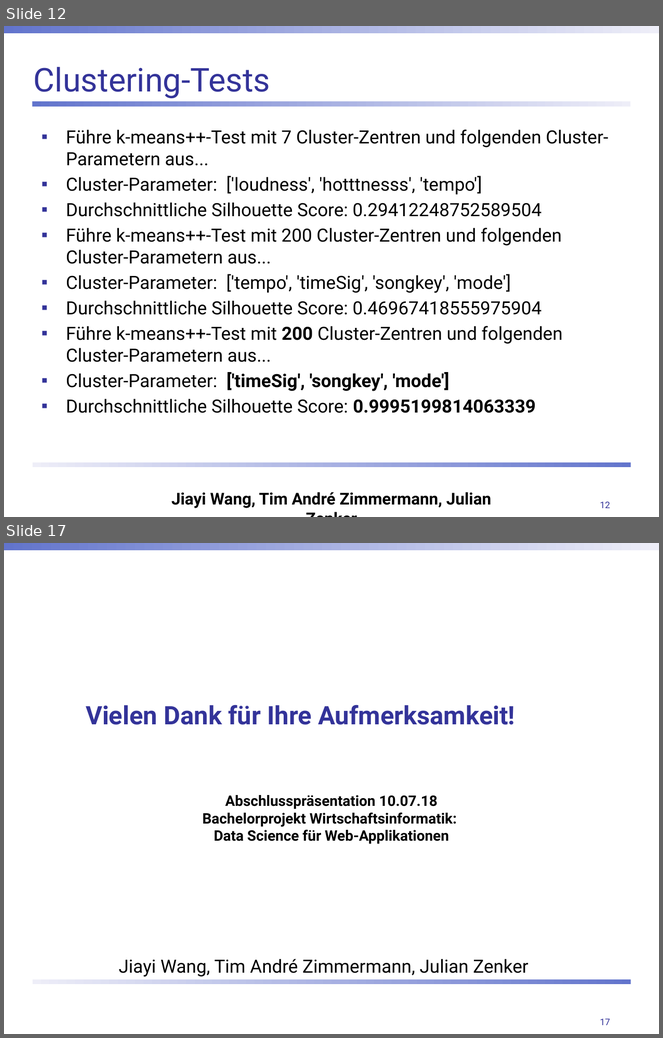
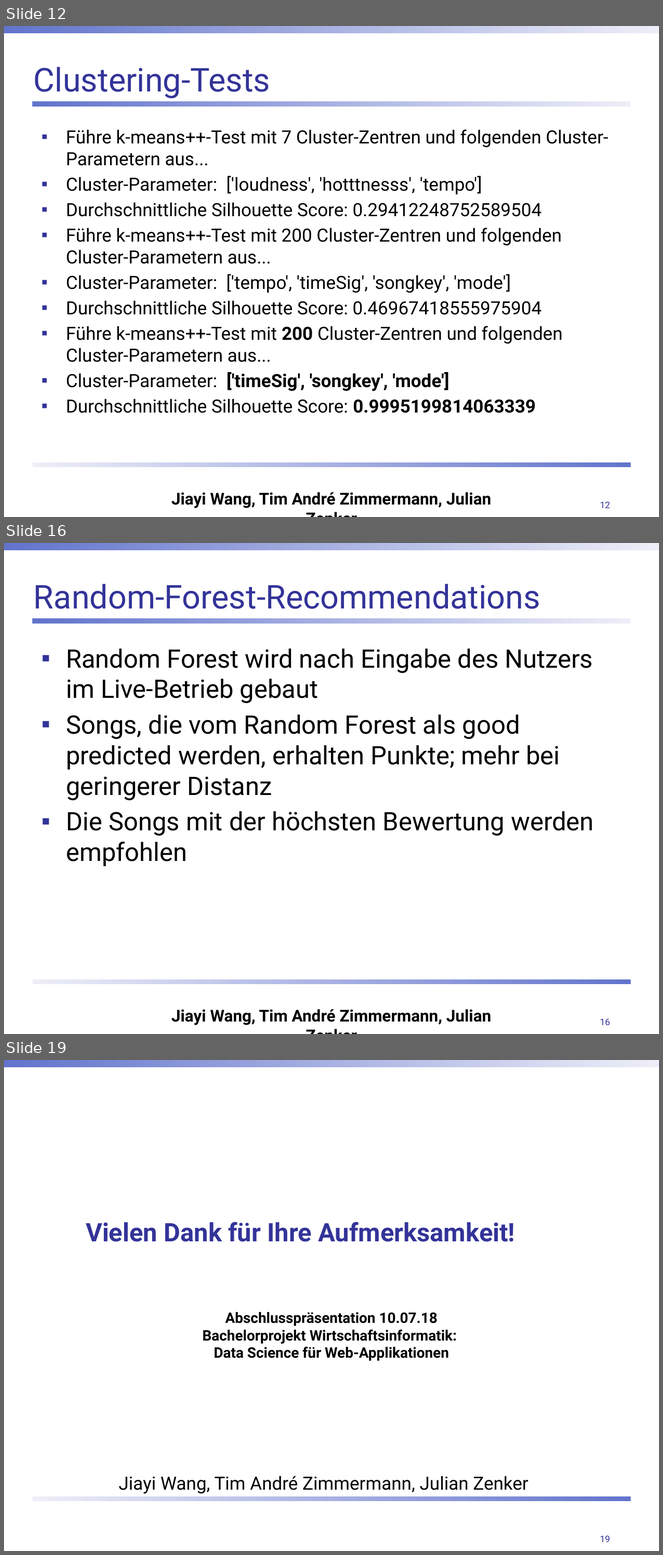
Before and after one commit to ChulioZ/music-recommender, a slide deck: Abschlusspräsentation.pptx. Shown one above the other, each under a label of ours: slides 12 and 17 before the commit, slides 12, 16 and 19 after it; the slides between them are not shown. The pictures are 663x1038 and 663x1555 pixels, drawn with LibreOffice and Linux fonts; fonts in the diff are those of the drawing; background and template pictures are left out. Boxes give left, top, right and bottom in pixels: in the first picture for what was removed or moved away, otherwise in the second. Text is boxed around its words. In the diff, an @@ line names an element or a change of style, - is before the commit and + after.

```diff
--- a/Abschlusspräsentation.pptx
+++ b/Abschlusspräsentation.pptx
@@ slide 16 added at [4, 543, 659, 1034], background #FFFFFF; not listed: 4 template elements that a slide beside it also shows @@
@@ title added at [34, 584, 541, 609], 36 pt, text #333399 @@
+Random-Forest-Recommendations
@@ text added at [66, 649, 594, 866], 28 pt, text #000000 @@
+▪ Random Forest wird nach Eingabe des Nutzers im Live-Betrieb gebaut
+▪ Songs, die vom Random Forest als good predicted werden, erhalten Punkte; mehr bei geringerer Distanz
+▪ Die Songs mit der höchsten Bewertung werden empfohlen
@@ text added at [171, 1009, 491, 1026], 18 pt, text #000000 @@
+Jiayi Wang, Tim André Zimmermann, Julian Zenker
@@ what was slide 17 is now slide 19 @@
@@ page number at [600, 1536, 610, 1543]: text changed @@
-17
+19
```
Also in this commit, not shown: 4 slides changed, 1 other slide added.
